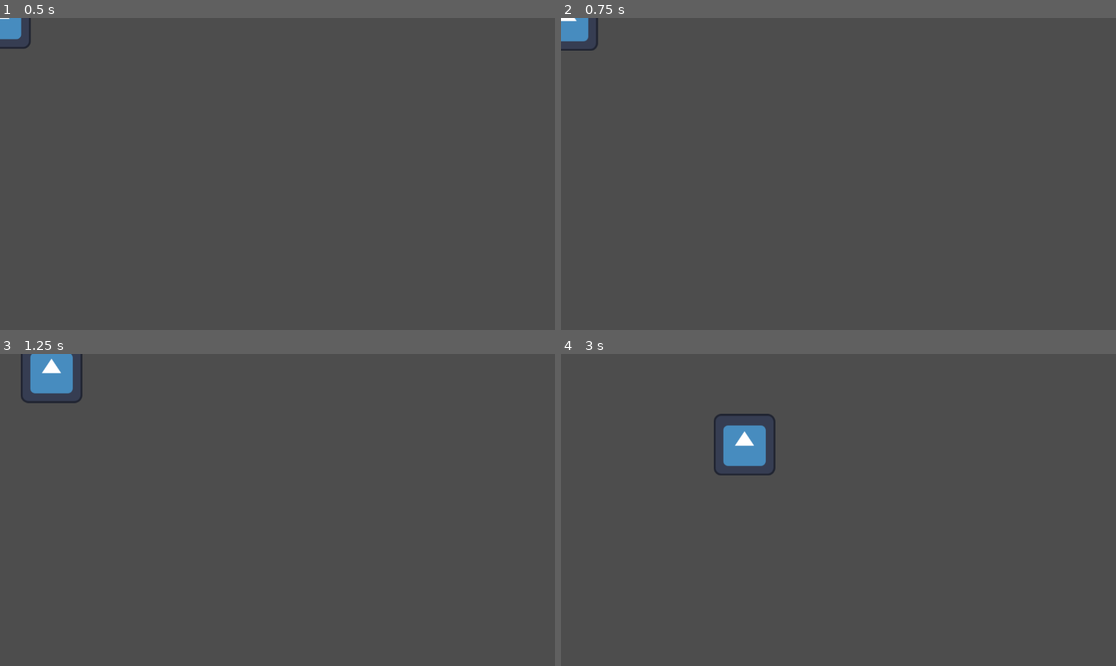
Above: before the commit, frames 1-4 (two rows, left to right).
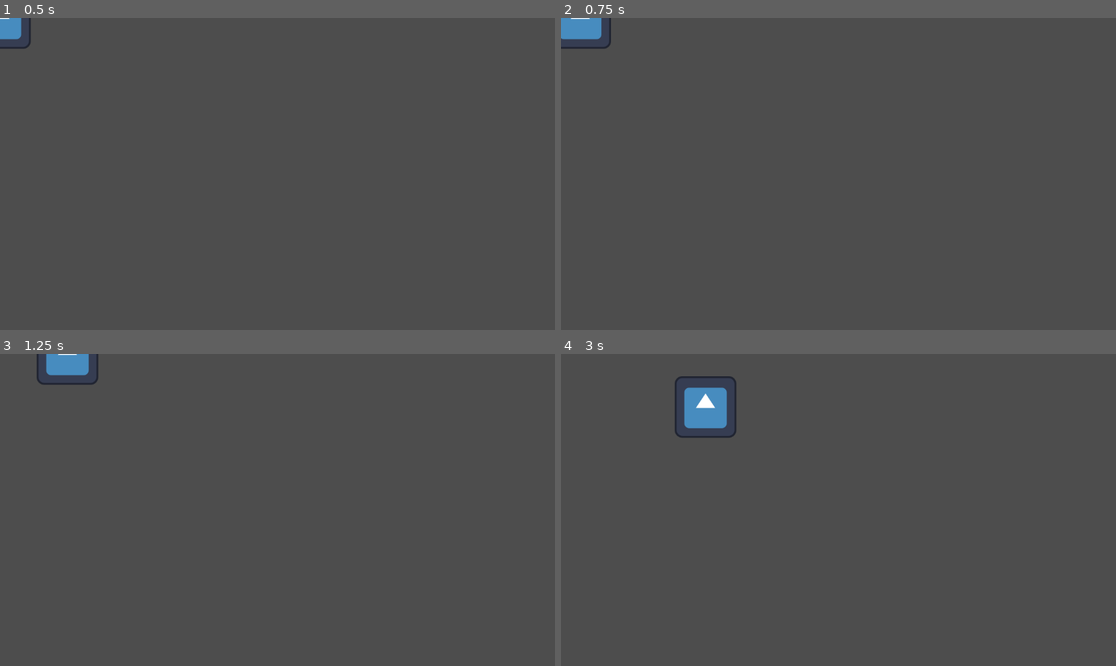
Above: after the commit, the same moments.

Repository: ToadMonarch/Game4GoodPermanent
Game: Godot game, scene res://Scenes/start.tscn
Two runs of this game, one before a commit and one after it. Both use one fixed random seed, a clock stepped at 60 frames per second and the inputs below. The engine's default icon, where the game draws it, is replaced by a stand-in: a white triangle on a blue panel in a dark square.
Inputs (mouse positions are in pixels of both pictures, inside the frame that each line leads up to):
- Up to frame 1 (0.5 s): no input
- Up to frame 2 (0.75 s): tap Enter at 0.5 s; move the mouse to (960, 158) at 0.52 s; hold Right (ui_right) from 0.53 s (still down); click (960, 158) at 0.67 s
- Up to frame 3 (1.25 s): keep holding Right (ui_right)
- Up to frame 4 (3 s): move the mouse to (727, 525) at 1.27 s; release Right (ui_right) at 1.28 s; hold Down (ui_down) 1.28-2.03 s; click (727, 525) at 1.42 s; move the mouse to (894, 441) at 2.02 s; hold Right (ui_right) 2.03-2.78 s; click (894, 441) at 2.17 s; move the mouse to (810, 572) at 2.77 s; hold Up (ui_up) from 2.78 s (still down); click (810, 572) at 2.92 s

Frame 1 is identical in both runs. In frame 2, 0.4% of the frame differs, in the area x 0-10%, y 0-11%; in frame 3, 1.2%; in frame 4, 2.5%, in the area x 20-39%, y 7-39%.

Commit message:
Character Movement - Arrow Keys & Click to Move

Diff:
--- a/game-4-good-rpg/Scripts/character_body_2d.gd
+++ b/game-4-good-rpg/Scripts/character_body_2d.gd
@@ -2,6 +2,7 @@
 
 @export var speed := 200
 var target_position: Vector2
+var using_mouse := false
 
 func _ready():
 	target_position = global_position
@@ -9,12 +10,26 @@
 func _input(event):
 	if event is InputEventMouseButton and event.pressed:
 		target_position = get_global_mouse_position()
+		using_mouse = true
 
 func _physics_process(delta):
-	var direction = (target_position - global_position).normalized()
+	var input_vector = Vector2(
+		Input.get_action_strength("ui_right") - Input.get_action_strength("ui_left"),
+		Input.get_action_strength("ui_down") - Input.get_action_strength("ui_up")
+	).normalized()
 
-	if global_position.distance_to(target_position) > 5:
-		velocity = direction * speed
+	if input_vector != Vector2.ZERO:
+		using_mouse = false
+		velocity = input_vector * speed
+
+	elif using_mouse:
+		var direction = (target_position - global_position)
+
+		if direction.length() > 5:
+			velocity = direction.normalized() * speed
+		else:
+			velocity = Vector2.ZERO
+			using_mouse = false
 	else:
 		velocity = Vector2.ZERO
 
